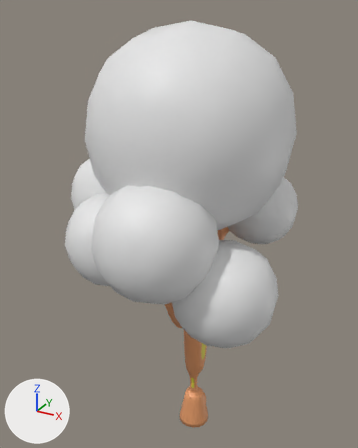
Before and after pictures for a commit that changed the Blender file Assets/Graphics/Models/Tree 2/Tree_3_BIG_Damaged2.blend.
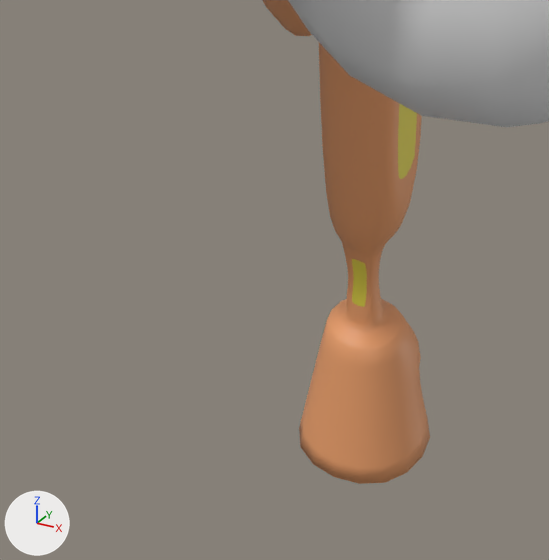
There are two pictures of each version: one whole from a 50 mm camera at (7.43, -9.08, 16.5) aimed at (-1.11, 6.46, 8.73), one close up on the part from 32% to 66% of the width and 71% to 99% of the height. Lighting does not change. The marker at lower left points along +X, +Y and +Z. The older version's two pictures come first.

Before the edit, the objects in view are built like this:
```python
me_cube = bpy.data.meshes.new('Cube')
me_cube.from_pydata(...)  # 282 vertices, 264 faces; spans x -4.9..4.0, y 0.0..16.8, z -6.6..5.3
me_cube.polygons.foreach_set('use_smooth', [True] * 264)
# faces by material slot: [211, 48, 5]
me_cube.materials.append(mat_material)  # orange #e79d6a
me_cube.materials.append(mat_material_001)  # white #e7e7e7
me_cube.materials.append(mat_material_002)  # yellow #e7d946
ob_cube = bpy.data.objects.new('Cube', me_cube)
ob_cube.location = (0.0, 5.8, 0.0)
ob_cube.rotation_euler = (1.571, 0.0, 0.0)  # degrees (90, 0, 0)
_m = ob_cube.modifiers.new('Subdivision', 'SUBSURF')
```
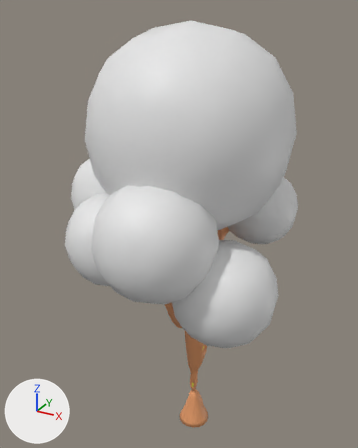
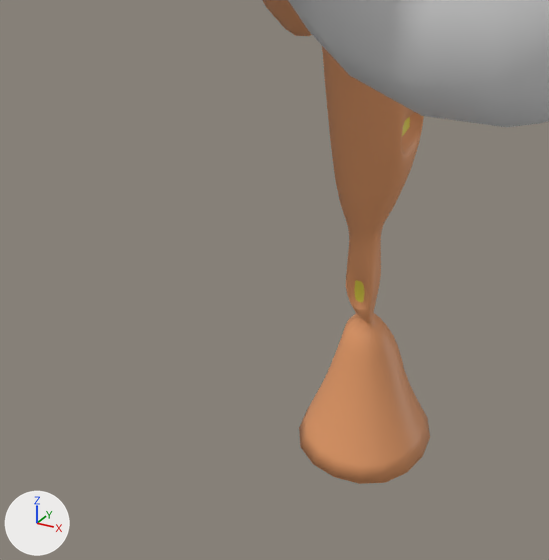
Commit message: Resin Tree Redesign (Model)

Where the change shows, as pixel boxes [x1, y1, x2, y2] in the close-ups (549 x 560 px):
part 1 of me_cube, cut back
    before: [299, 43, 430, 484]
    after: [299, 46, 430, 484]

The edits, one by one:
me_cube is used by ob_cube; location (0.0, 5.8, 0.0); rotation (1.571, 0.0, 0.0), in degrees (90, 0, 0).
me_cube had 282 vertices, 264 faces and spanned x -4.9..4.0, y 0.0..16.8, z -6.6..5.3.
me_cube now has 309 vertices, 280 faces and spans x -4.9..4.0, y 0.0..16.8, z -6.6..5.3.
Part 1, on me_cube:
7 vertices are removed from x -0.2..0.2, y 1.5..2.5, z -0.2..0.2.
19 faces are deleted.
33 vertices move from x -0.5..0.5, y 0.7..5.7, z -0.5..0.6 to x -0.4..0.5, y 0.7..5.7, z -0.4..0.4.
34 vertices are added at x -0.3..0.3, y 1.4..4.1, z -0.3..0.3.
32 new faces join them, mat_material (orange #e79d6a).
3 new faces join them, mat_material_002 (yellow #e7d946).
